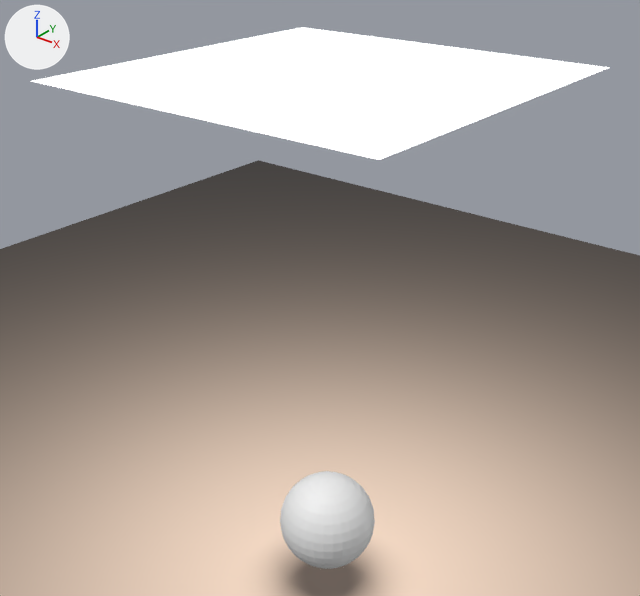
One commit to the glTF model public/assets/models/floor.glb: the scene before it, then after it.
One viewpoint serves both versions: a camera (50 mm lens) standing at (9.18, -11.72, 14.03) and looking at (-0.38, 0.22, 6.63). Every picture has the same lights, and +X, +Y and +Z are marked at upper left. Where no turn or scale is listed for an object, it has been applied to the vertices.

Names of what the first picture shows: 'Sphere', 'floor', 'light'.
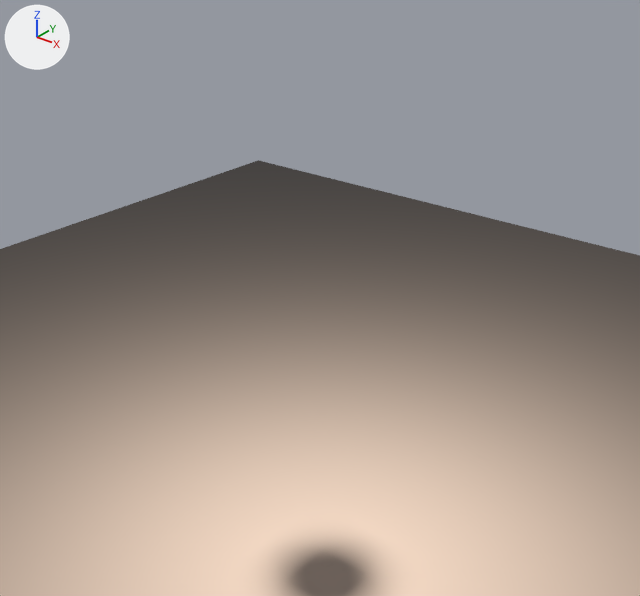
Edits to the bpy script that builds the scene:
```text
Remove ob_light:
    ob_light = bpy.data.objects.new('light', me_plane_001)
    ob_light.location = (0.0, 0.0, 10.95)
Remove ob_sphere:
    ob_sphere = bpy.data.objects.new('Sphere', me_sphere)
    ob_sphere.location = (0.0, 0.0, 1.62)
```

Boxes [x1, y1, x2, y2] around the edits, measured in the pictures (640 x 596 px):
'light', deleted
    before: [31, 27, 610, 160]
'Sphere', deleted
    before: [280, 471, 375, 569]
